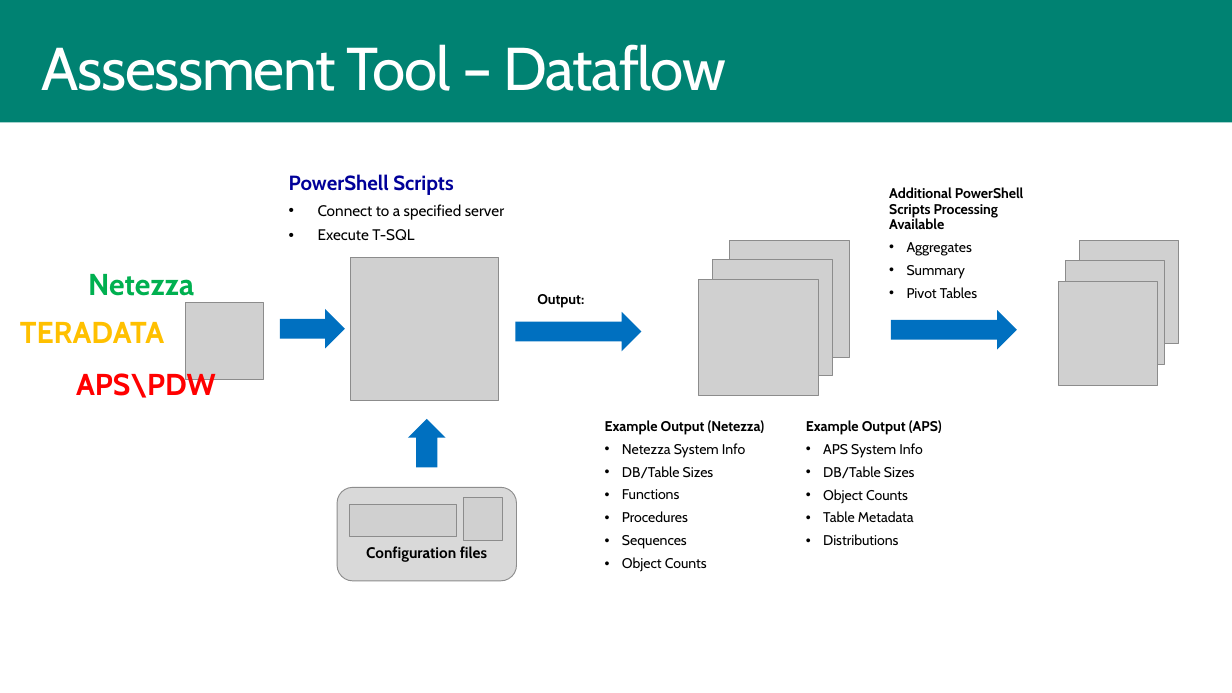
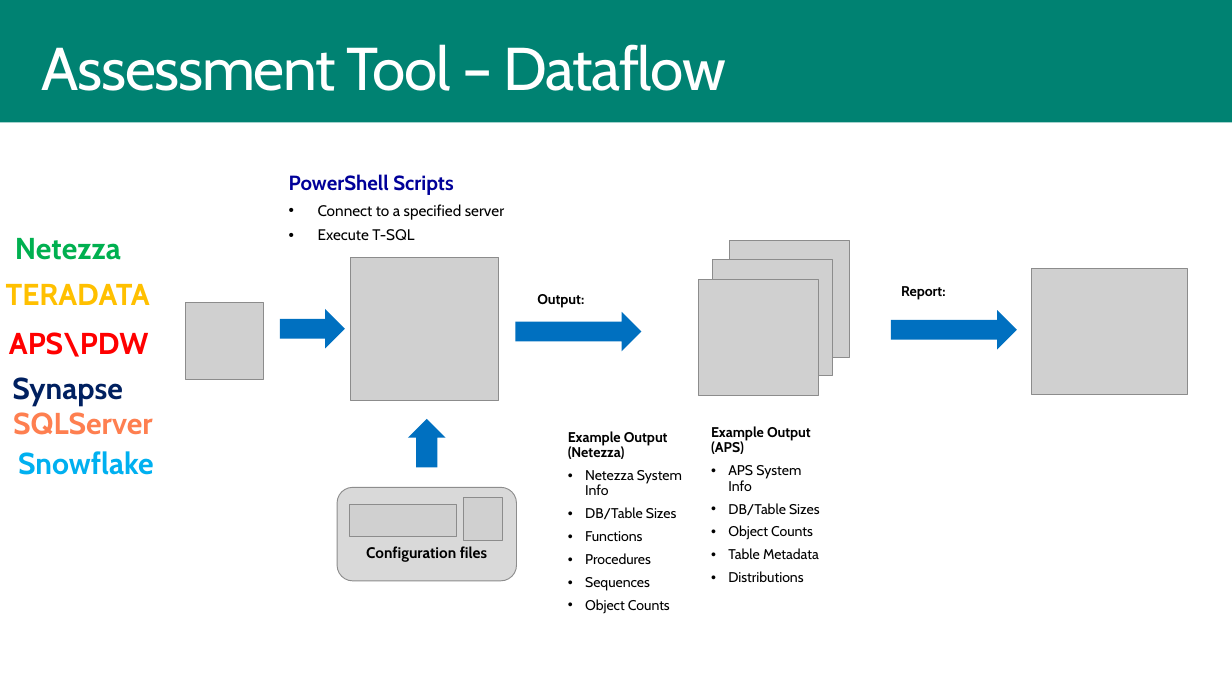
Before and after one commit to microsoft/AzureSynapseScriptsAndAccelerators, a slide deck: slide 9 of Assessment/AssessmentTool.pptx. Drawn at 1232x693 pixels with LibreOffice and Linux fonts; fonts in the diff are those of the drawing; grey boxes stand for pictures; background and template pictures are left out. Boxes give left, top, right and bottom in pixels: in the first picture for what was removed or moved away, otherwise in the second. Text is boxed around its words. In the diff, an @@ line names an element or a change of style, - is before the commit and + after.

```diff
--- a/Assessment/AssessmentTool.pptx
+++ b/Assessment/AssessmentTool.pptx
@@ text "Netezza" moved from (x1=88, y1=274, x2=194, y2=296) to (x1=15, y1=238, x2=121, y2=260) @@
@@ text "TERADATA" moved from (x1=20, y1=322, x2=164, y2=343) to (x1=6, y1=284, x2=150, y2=305) @@
@@ picture resized from (x1=1059, y1=282, x2=1158, y2=385) to (x1=1031, y1=269, x2=1188, y2=395) @@
@@ picture removed at (x1=1066, y1=261, x2=1165, y2=364) @@
@@ picture removed at (x1=1080, y1=240, x2=1179, y2=343) @@
@@ text at (x1=901, y1=286, x2=946, y2=300): text changed @@
-Additional PowerShell Scripts Processing Available
-• Aggregates
-• Summary
-• Pivot Tables
+Report:
@@ text "APS\PDW" rewrapped from (x1=76, y1=369, x2=216, y2=398) to (x1=9, y1=332, x2=149, y2=357) @@
@@ text added at (x1=12, y1=377, x2=123, y2=406), 24 pt, text #002060, bold @@
+Synapse
@@ text added at (x1=13, y1=412, x2=153, y2=435), 24 pt, text #FE7F50, bold @@
+SQLServer
@@ text "Example Output (Netezza)" rewrapped from (x1=605, y1=420, x2=765, y2=572) to (x1=568, y1=431, x2=682, y2=614) @@
@@ text "Example Output (APS)" rewrapped from (x1=806, y1=420, x2=942, y2=545) to (x1=711, y1=426, x2=820, y2=582) @@
@@ text added at (x1=18, y1=451, x2=153, y2=475), 24 pt, text #00B0F0, bold @@
+Snowflake
```
Also in this commit, not shown: 5 other slides changed.
